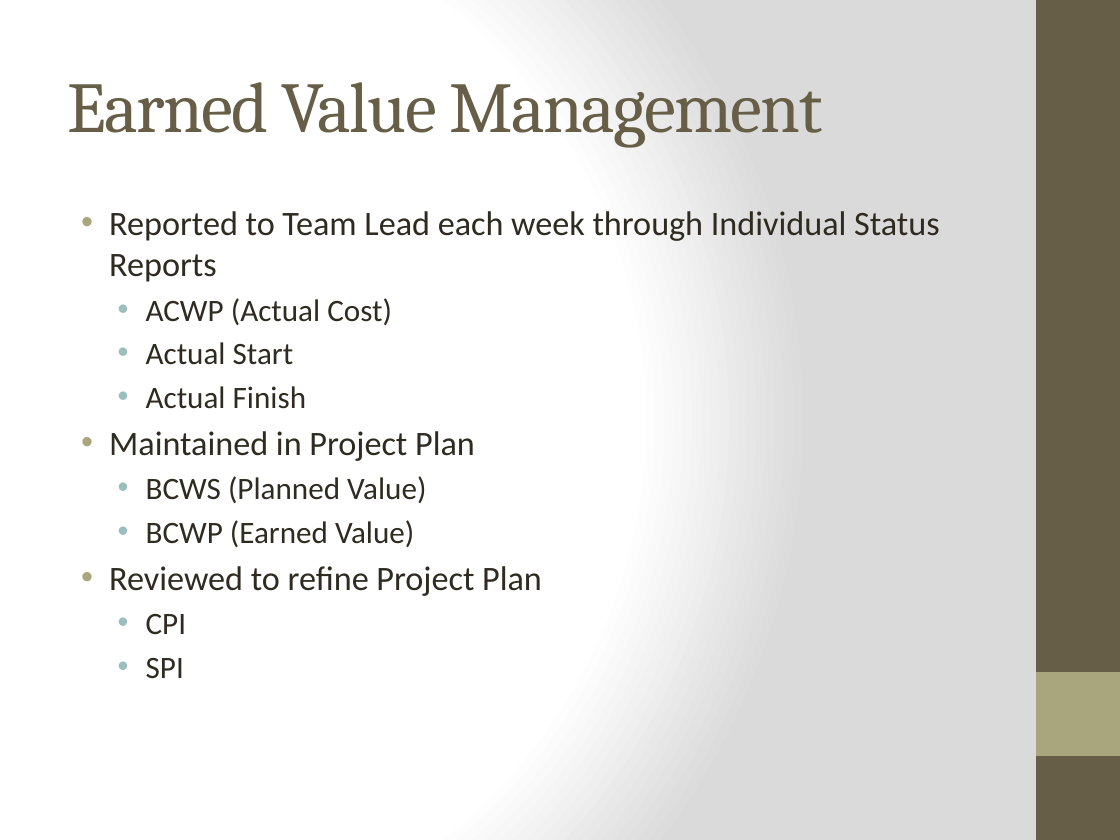
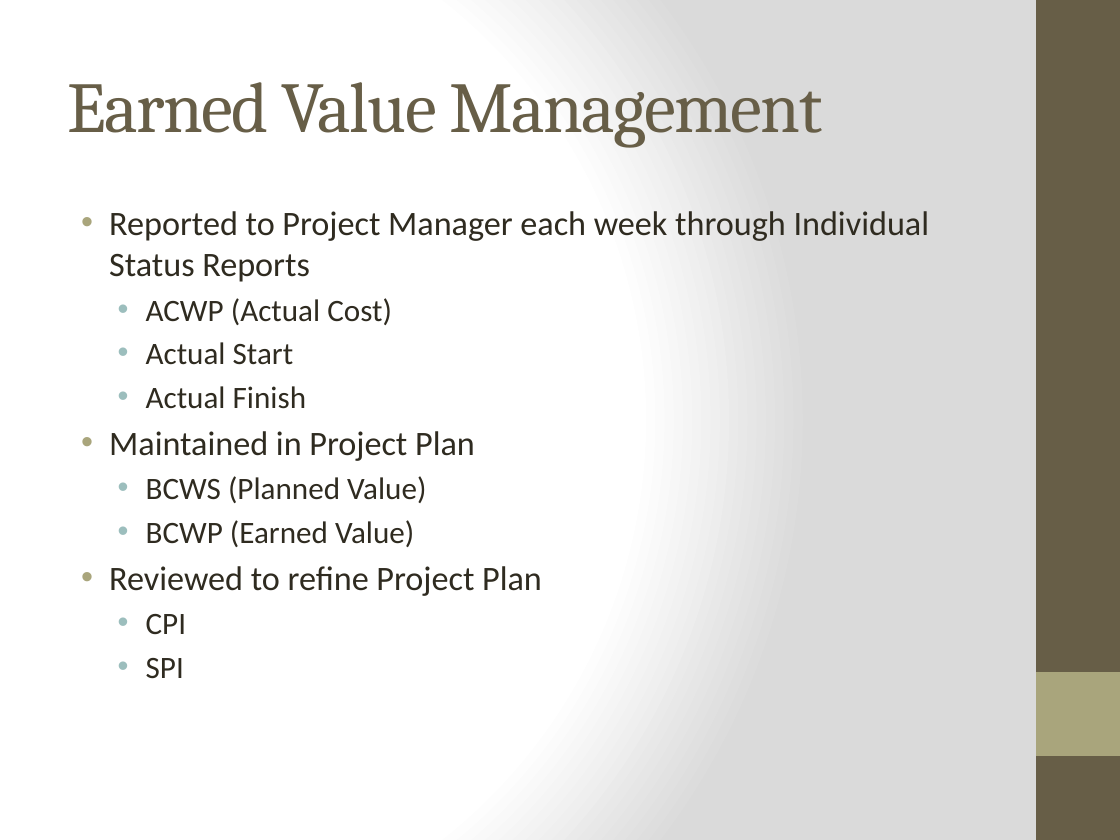
Before and after one commit to qpHalcy0n/SRDesign, a slide deck: slide 12 of Charter Presentation/Team Ink3d.pptx. Drawn at 1120x840 pixels with LibreOffice and Linux fonts; fonts in the diff are those of the drawing. Boxes give left, top, right and bottom in pixels: in the first picture for what was removed or moved away, otherwise in the second. Text is boxed around its words. In the diff, an @@ line names an element or a change of style, - is before the commit and + after.

Commit message:
Changed "Team Lead" to "Project Manager" in my sections for consistency

```diff
--- a/Charter Presentation/Team Ink3d.pptx
+++ b/Charter Presentation/Team Ink3d.pptx
@@ text at bbox=[109, 211, 930, 282]: text changed @@
-• Reported to Team Lead each week through Individual Status Reports
+• Reported to Project Manager each week through Individual Status Reports
```
Also in this commit, not shown: 2 other slides changed, 1 other file.
